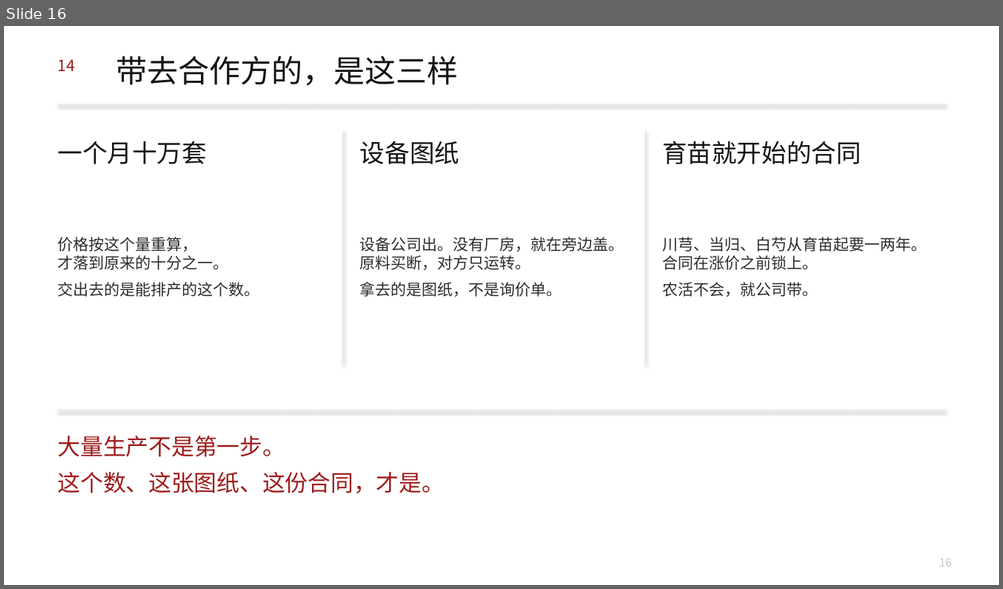
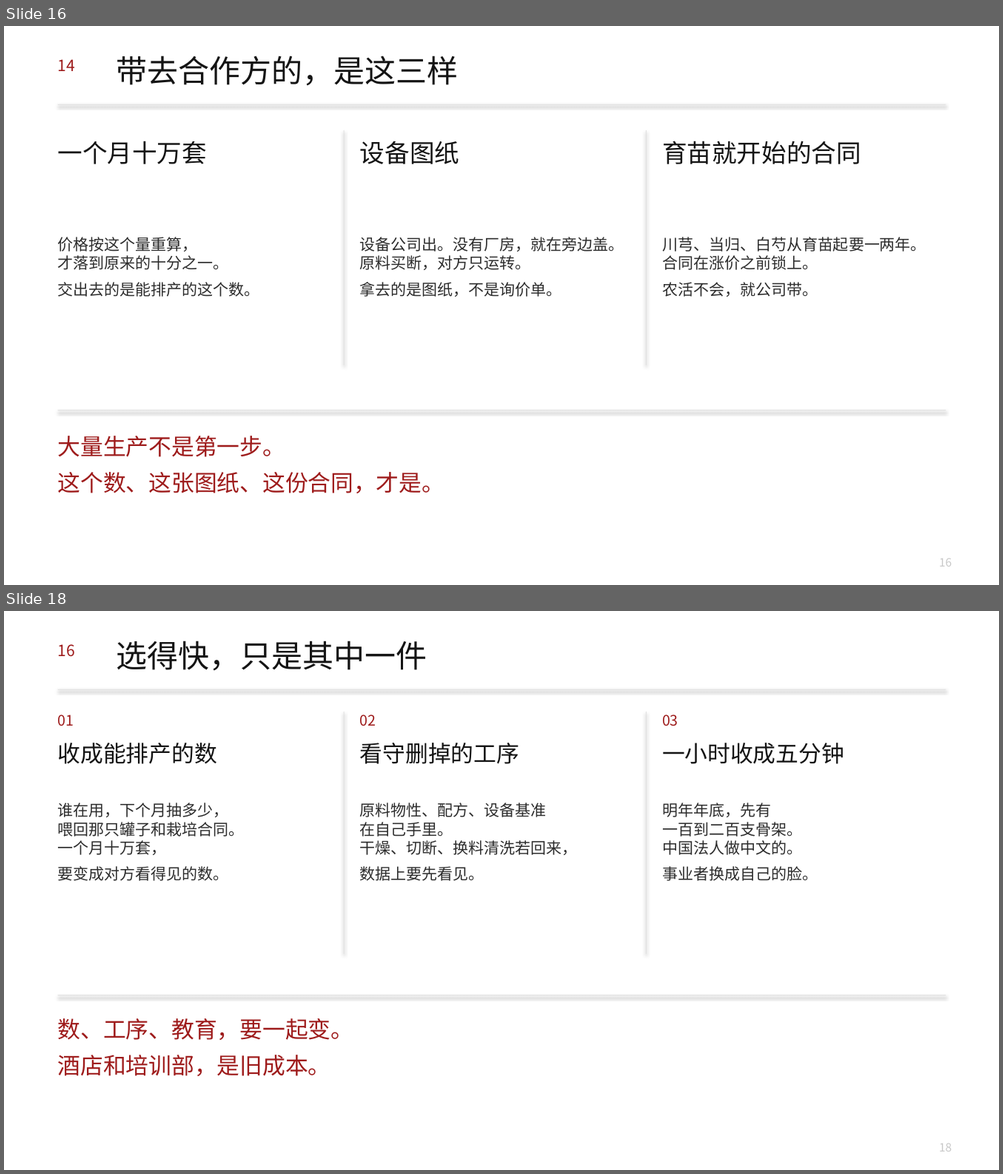
Before and after one commit to headshot9999/xiaoyi, a slide deck: 艾多美何以成为100兆韩元企业.pptx. Shown one above the other, each under a label of ours: slide 16 before the commit, slides 16 and 18 after it; the slides between them are not shown. The pictures are 1003x589 and 1003x1174 pixels, drawn with LibreOffice and Linux fonts; fonts in the diff are those of the drawing. Boxes give left, top, right and bottom in pixels: in the first picture for what was removed or moved away, otherwise in the second. Text is boxed around its words. In the diff, an @@ line names an element or a change of style, - is before the commit and + after.

```diff
--- a/艾多美何以成为100兆韩元企业.pptx
+++ b/艾多美何以成为100兆韩元企业.pptx
@@ slide 18 added at [4,611,999,1170], background #FFFFFF @@
@@ text added at [58,644,75,657], 15 pt, text #9E1B1B @@
+16
@@ text added at [116,641,427,671], 30 pt, text #141414 @@
+选得快，只是其中一件
@@ rectangle added at [58,689,945,690], fill #E2E2E2 @@
@@ text added at [58,715,74,726], 14 pt, text #9E1B1B @@
+01
@@ rectangle added at [344,712,344,954], fill #E2E2E2 @@
@@ text added at [360,715,376,726], 14 pt, text #9E1B1B @@
+02
@@ rectangle added at [646,712,646,954], fill #E2E2E2 @@
@@ text added at [662,715,678,726], 14 pt, text #9E1B1B @@
+03
@@ text added at [58,743,217,764], 22 pt, text #141414 @@
+收成能排产的数
@@ text added at [360,743,519,764], 22 pt, text #141414 @@
+看守删掉的工序
@@ text added at [662,743,844,764], 22 pt, text #141414 @@
+一小时收成五分钟
@@ text added at [58,803,244,881], 15 pt, text #2C2C2C @@
+谁在用，下个月抽多少，
+喂回那只罐子和栽培合同。
+一个月十万套，
+要变成对方看得见的数。
@@ text added at [360,803,578,881], 15 pt, text #2C2C2C @@
+原料物性、配方、设备基准
+在自己手里。
+干燥、切断、换料清洗若回来，
+数据上要先看见。
@@ text added at [662,803,817,881], 15 pt, text #2C2C2C @@
+明年年底，先有
+一百到二百支骨架。
+中国法人做中文的。
+事业者换成自己的脸。
@@ rectangle added at [58,995,945,996], fill #E2E2E2 @@
@@ text added at [58,1019,354,1076], 22 pt, text #9E1B1B @@
+数、工序、教育，要一起变。
+酒店和培训部，是旧成本。
@@ text added at [939,1144,951,1152], 11 pt, text #C8C8C8 @@
+18
```
Also in this commit, not shown: 1 slide changed, 1 other slide added, 3 other files.
